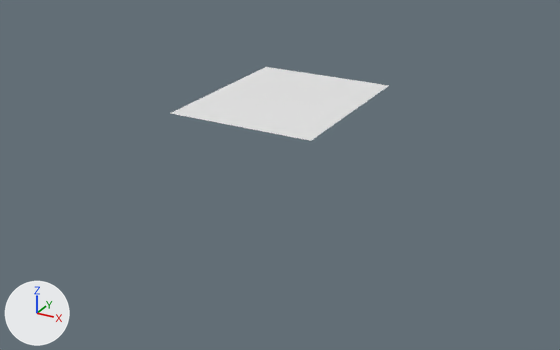
The FBX model Game/Game/Assets/modelData/jimennabi2.fbx, before and after one commit.
Both versions are drawn from a camera (50 mm lens) standing at (368.0, -681.0, 252.0) and looking at (60.0, -120.0, -28.0). The axes (+X, +Y, +Z) are drawn at lower left. The lights are the same throughout. Where no turn or scale is listed for an object, it has been applied to the vertices.
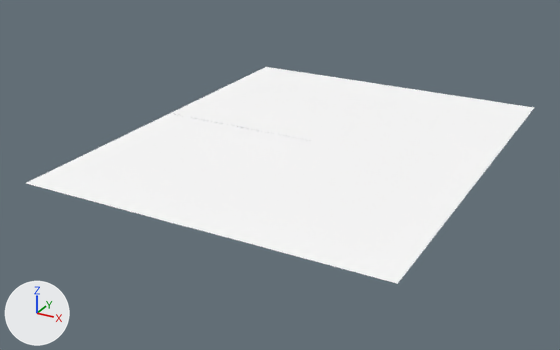
The newer file is also rescaled (x0.142), turned or shifted as a whole; pictures and numbers use the older file's frame.

Where the change shows, as pixel boxes (x1, y1, x2, y2) in the pictures (560 x 350 px):
'Plane004', added: after (189, 141, 483, 284)
'Plane003', added: after (26, 113, 310, 227)
'Plane002', added: after (311, 86, 534, 174)
'Plane001', surface changed: (171, 67, 389, 141) in both

Edits to the bpy script that builds the scene:
```text
Change mat_01___default:
    remove n3 = _N.new('ShaderNodeTexImage'); n3.name = 'Image Texture.001'
    remove n3.image = img_white_png
    remove n4 = _N.new('ShaderNodeNormalMap'); n4.name = 'Normal Map'
    remove n4.inputs[0].default_value = 0.3  # 'Strength'
    where n0 = _N.new('ShaderNodeBsdfPrincipled'); n0.name = 'Principled BSDF'
    remove _L.new(n3.outputs[0], n4.inputs[1])  # 'Color' to 'Color'
    remove _L.new(n4.outputs[0], n0.inputs[5])  # 'Normal' to 'Normal'
Add me_mesh_003:
    me_mesh_003.from_pydata(...)  # 625 vertices, 1152 faces; spans x -78.0..78.0, y -88.0..103.0, z 0.0
    me_mesh_003.materials.append(mat_01___default)  # picture img_white_png
Add ob_plane002:
    ob_plane002 = bpy.data.objects.new('Plane002', me_mesh.copy())  # the mesh of ob_plane001
    ob_plane002.location = (155.8, 0.0, 0.1)
Add ob_plane003:
    ob_plane003 = bpy.data.objects.new('Plane003', me_mesh_003)
    ob_plane003.location = (0.0, -199.1, 0.1)
Add ob_plane004:
    ob_plane004 = bpy.data.objects.new('Plane004', me_mesh.copy())  # the mesh of ob_plane001
    ob_plane004.location = (155.8, -191.2, 0.1)
```
